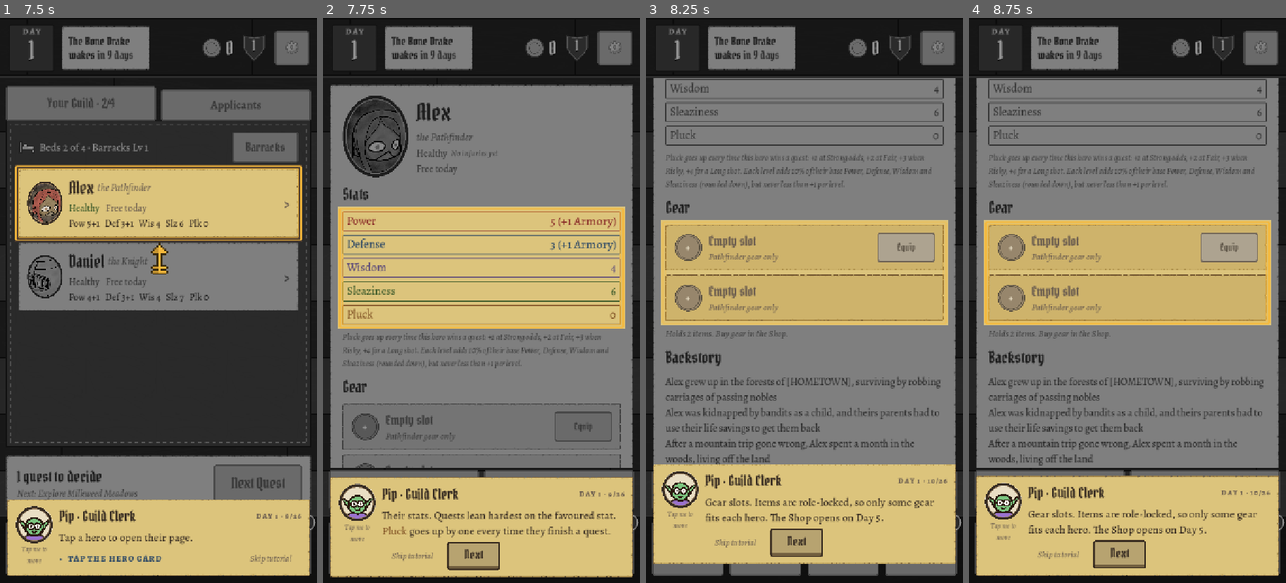
Above: before the commit, frames 1-4 (left to right).
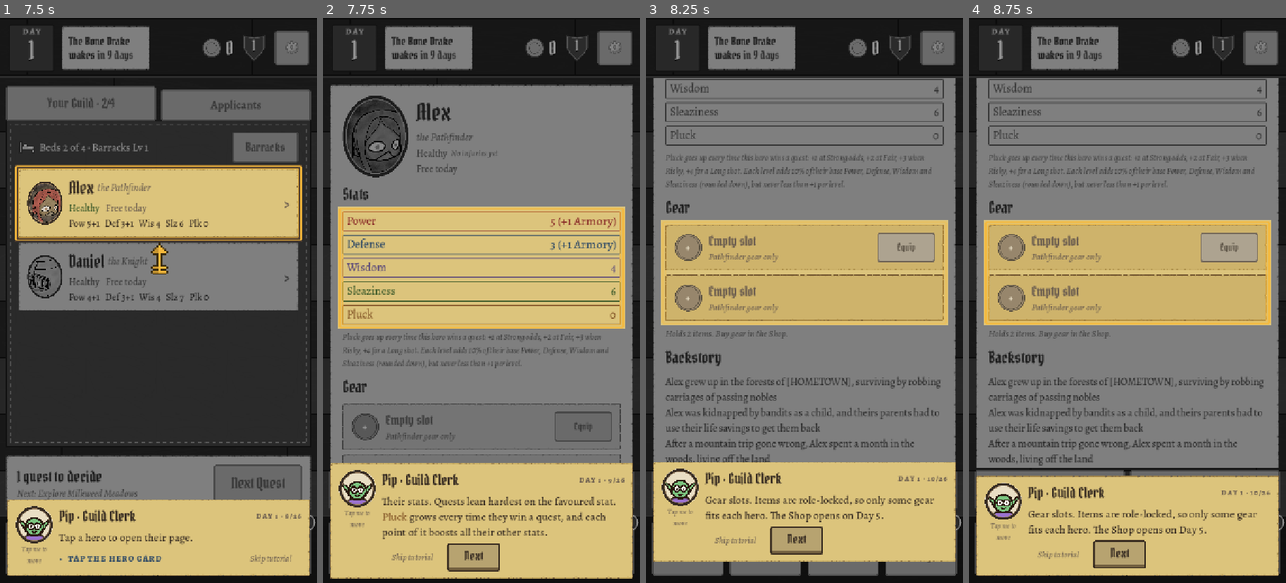
Above: after the commit, the same moments.

Repository: ActuallySanta/Fantasy-Guild-Manager
Game: Godot game, scene res://MobileHall/hall_main.tscn
Same seed, same stepped clock (60 frames per second), same inputs: the game is played once before the commit and once after it.
Inputs (mouse positions are in pixels of both pictures, inside the frame that each line leads up to):
- Up to frame 1 (7.5 s): click "Next" at 0.5 s; click "Members" at 1.25 s; click "Applicants" at 2 s; click "Next" at 2.75 s; click "Hire · free" at 3.5 s; click "Hire · free" at 4.25 s; click "Your Guild · 2/4" at 5 s; move the mouse to (228, 272) at 5.77 s; hold Space (Spawn Card) 5.78-6.5 s; click (228, 272) at 5.92 s; drag from (95, 328) to (142, 413) at 6.52 s; move the mouse to (190, 176) at 7.27 s; hold Space (Spawn Card) from 7.28 s (still down); click (190, 176) at 7.42 s
- Up to frame 2 (7.75 s): keep holding Space (Spawn Card)
- Up to frame 3 (8.25 s): release Space (Spawn Card) at 8 s; click "Next" at 8 s
- Up to frame 4 (8.75 s): no input

Frame 1 is identical in both runs. In frame 2, 6.4% of the frame differs, in the area x 2-98%, y 78-100%; in frame 3, 3.2%; in frame 4, nothing differs.

Commit message:
Explain risk-based Pluck gains in the tutorial
Pip still said Pluck goes up by one for every finished quest. The odds
step on Assign Party now explains that riskier wins pay more Pluck
(+1 at Strong odds up to +4 for a Long shot), with the numbers and odds
words read from HallRules.PLUCK_GAIN_BY_ODDS and HallStyle.ODDS_BANDS so
the text follows any retuning. The hero page step now says Pluck grows on
wins and boosts the other stats, and the character screen's placeholder
note matches.

Co-Authored-By: Claude Opus 5.5 <noreply@anthropic.com>

Diff:
--- a/MobileHall/Scenes/Screens/screen_character.tscn
+++ b/MobileHall/Scenes/Screens/screen_character.tscn
@@ -228,7 +228,7 @@
 layout_mode = 2
 theme_override_font_sizes/font_size = 19
 theme_type_variation = &"ItalicLabel"
-text = "Pluck goes up by 1 for every quest this hero wins."
+text = "Pluck goes up every time this hero wins a quest (more for riskier odds)."
 
 [node name="GearHeading" type="Label" parent="Scroll/Margin/Paper/Col"]
 unique_name_in_owner = true
--- a/MobileHall/Scripts/overlay_tutorial.gd
+++ b/MobileHall/Scripts/overlay_tutorial.gd
@@ -739,6 +739,19 @@
 	return "Tap heroes to put them in the party. The number on each row is how much chance that hero adds."
 
 
+## The Assign Party odds step: risk vs. reward. Riskier quests pay more Pluck
+## on a win. The numbers and odds words come from HallRules.PLUCK_GAIN_BY_ODDS
+## and HallStyle.ODDS_BANDS, so the text follows the tuning.
+func _odds_text() -> String:
+	var safest: Dictionary = HallRules.PLUCK_GAIN_BY_ODDS[0]
+	var riskiest: Dictionary = HallRules.PLUCK_GAIN_BY_ODDS[-1]
+	var safest_word: String = HallStyle.odds_look(safest.min).word
+	var riskiest_word: String = HallStyle.odds_look(riskiest.min).word
+	return ("Your party and its success chance. Low odds mean failure and injuries, but beating them makes heroes bolder: "
+			+ "a win gives each hero +%d %s at %s, up to +%d for a %s. Play it safe or take the gamble.") \
+			% [safest.gain, PLK, safest_word, riskiest.gain, riskiest_word]
+
+
 func _anyone_can_train() -> bool:
 	return hall.roster().any(func(character):
 		return not GuildUpgrades.is_training(character) and GuildUpgrades.can_train(character))
@@ -800,7 +813,7 @@
 		{"target": func(): return _row(_tab("guild"), "member_card.gd"), "on": "character",
 			"do": "Tap the hero card", "text": "Tap a hero to open their page."},
 		{"target": func(): return _u(_screen("character"), "StatLines"),
-			"text": "Their stats. Quests lean hardest on the favoured stat. %s goes up by one every time they finish a quest." % PLK},
+			"text": "Their stats. Quests lean hardest on the favoured stat. %s grows every time they win a quest, and each point of it boosts all their other stats." % PLK},
 		{"target": func(): return _u(_screen("character"), "GearLines"),
 			"text": "Gear slots. Items are role-locked, so only some gear fits each hero. The Shop opens on Day 5."},
 		{"target": func(): return _u(_screen("character"), "BackButton"), "on": "close",
@@ -816,7 +829,7 @@
 		{"target": func(): return _u(_screen("assign"), "PickList"), "on": "pick", "when": func(d): return _party_ready(d),
 			"do": "Tap a hero row to add them", "deny": ["InfoButton"], "text": func(): return _pick_text()},
 		{"target": func(): return _u(_screen("assign"), "PartyBox"),
-			"text": "Your party and its success chance. Low odds mean failure and injuries. Swap heroes in and out until it looks right."},
+			"text": _odds_text()},
 		{"target": func(): return _u(_screen("assign"), "LeftButton"),
 			"text": "[b]Deny[/b] turns a quest down. It costs a little standing, and you can Reconsider later the same day. This one's worth taking."},
 		{"target": func(): return _u(_screen("assign"), "RightButton"), "on": "send",
